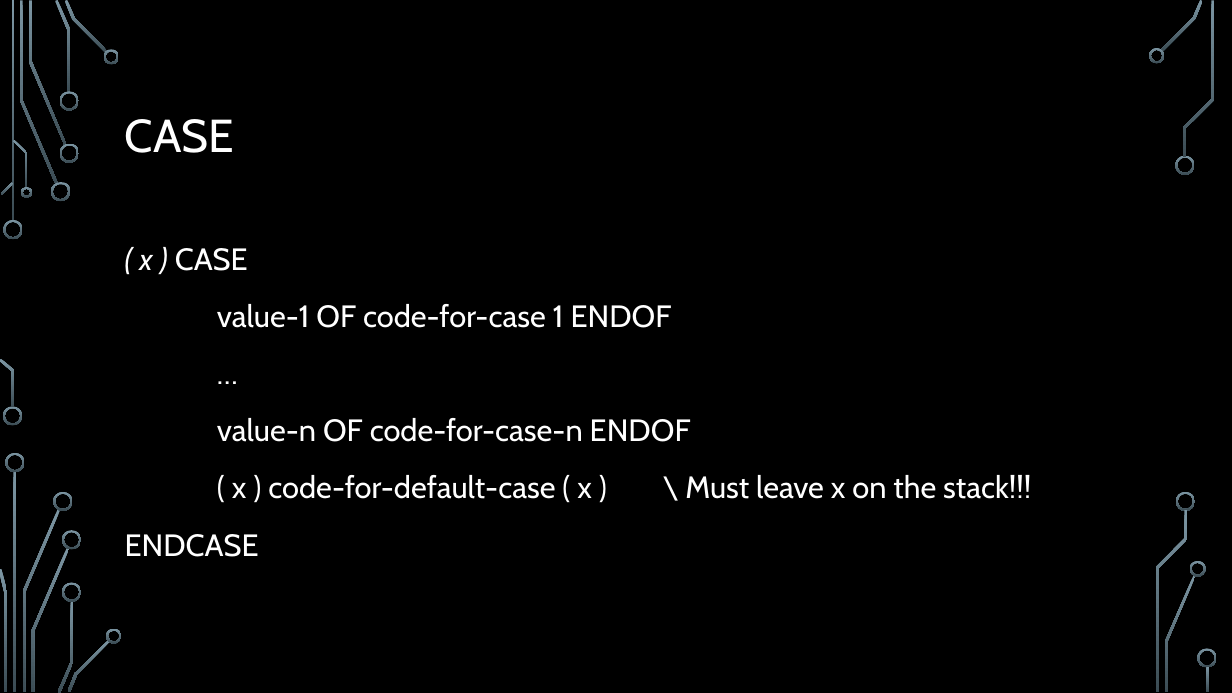
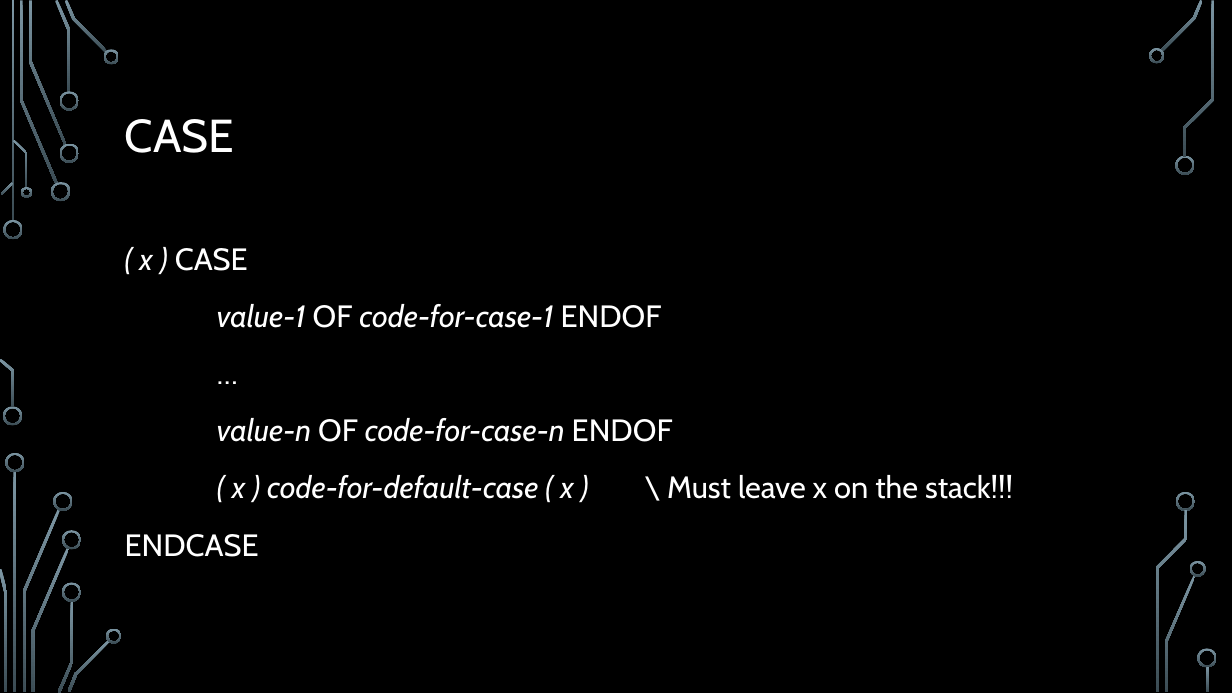
Before and after one commit to djohn833/forth-presentation, a slide deck: slide 36 of presentation/Intro to Forth.pptx (slide 35 before the commit). Drawn at 1232x693 pixels with LibreOffice and Linux fonts; fonts in the diff are those of the drawing; background and template pictures are left out. Boxes give left, top, right and bottom in pixels: in the first picture for what was removed or moved away, otherwise in the second. Text is boxed around its words. In the diff, an @@ line names an element or a change of style, - is before the commit and + after.

```diff
--- a/presentation/Intro to Forth.pptx
+++ b/presentation/Intro to Forth.pptx
@@ text at <box>217,304,662,328</box>: text changed; italic on @@
-value-1 OF code-for-case 1 ENDOF
+value-1 OF code-for-case-1 ENDOF
@@ text at <box>217,418,1013,499</box>: italic on in "value-n code-for-case-n", "( x ) code-for-default-case ( x )" @@
```
Also in this commit, not shown: 5 other slides changed, 1 slide added, 3 other files.
